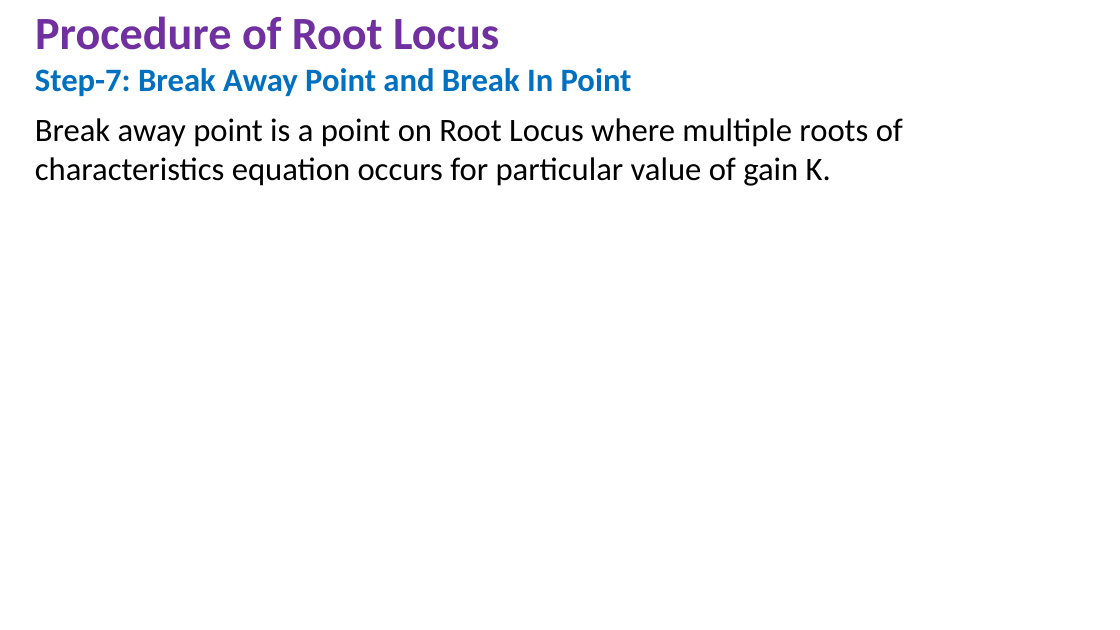
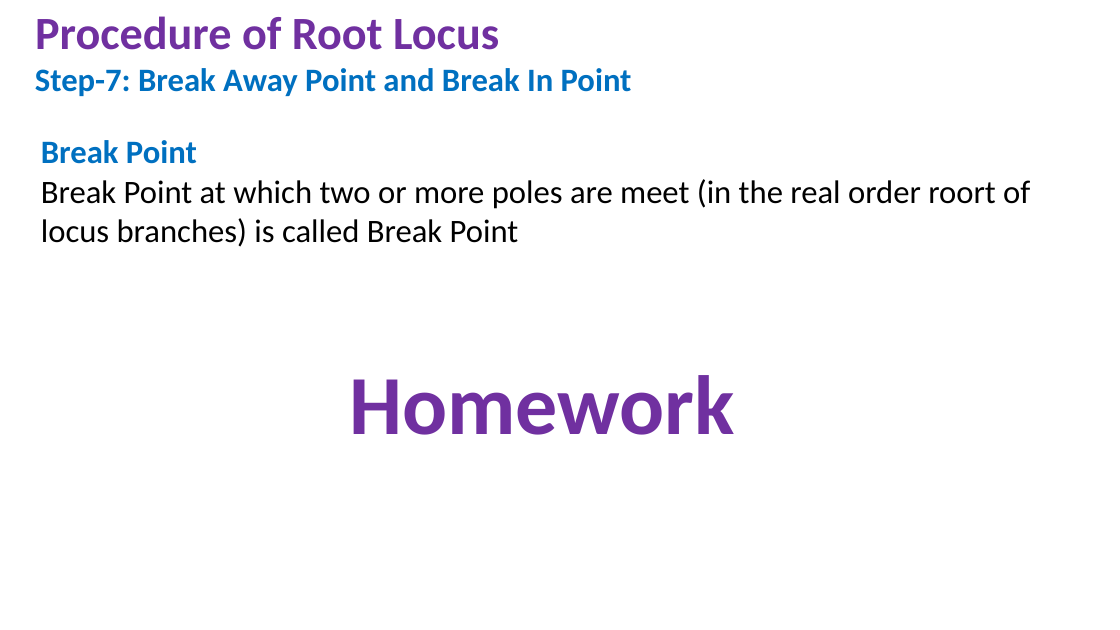
Before and after one commit to niazwazir/LINEAR_CONTROL_SYSTEM, a slide deck: slide 29 of 2_WEEK_LECTURE_LINEAR_CONTROL_SYSTEM.pptx. Drawn at 1120x630 pixels with LibreOffice and Linux fonts; fonts in the diff are those of the drawing. Boxes give left, top, right and bottom in pixels: in the first picture for what was removed or moved away, otherwise in the second. Text is boxed around its words. In the diff, an @@ line names an element or a change of style, - is before the commit and + after.

```diff
--- a/2_WEEK_LECTURE_LINEAR_CONTROL_SYSTEM.pptx
+++ b/2_WEEK_LECTURE_LINEAR_CONTROL_SYSTEM.pptx
@@ text added at <box>41,140,197,164</box>, 28 pt, text #0070C0, bold @@
+Break Point
@@ text at <box>41,179,1030,247</box>: text changed @@
-Break away point is a point on Root Locus where multiple roots of characteristics equation occurs for particular value of gain K.
+Break Point at which two or more poles are meet (in the real order roort of locus branches) is called Break Point
@@ text added at <box>349,375,734,435</box>, 72 pt, text #7030A0, bold @@
+Homework
```
Also in this commit, not shown: 25 slides added.
